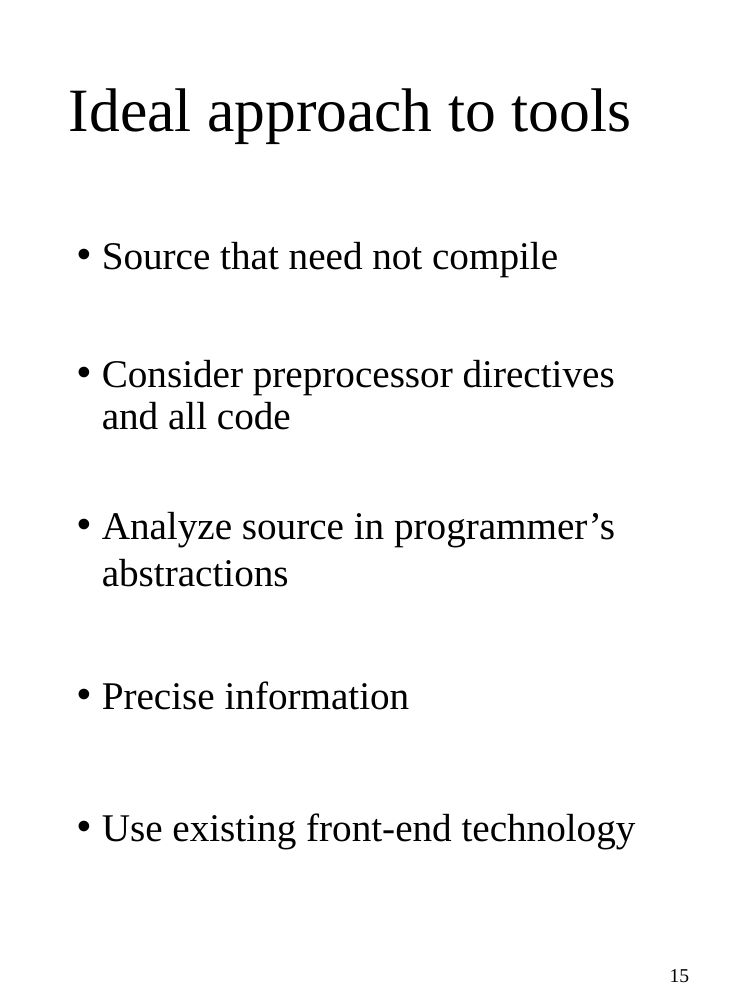
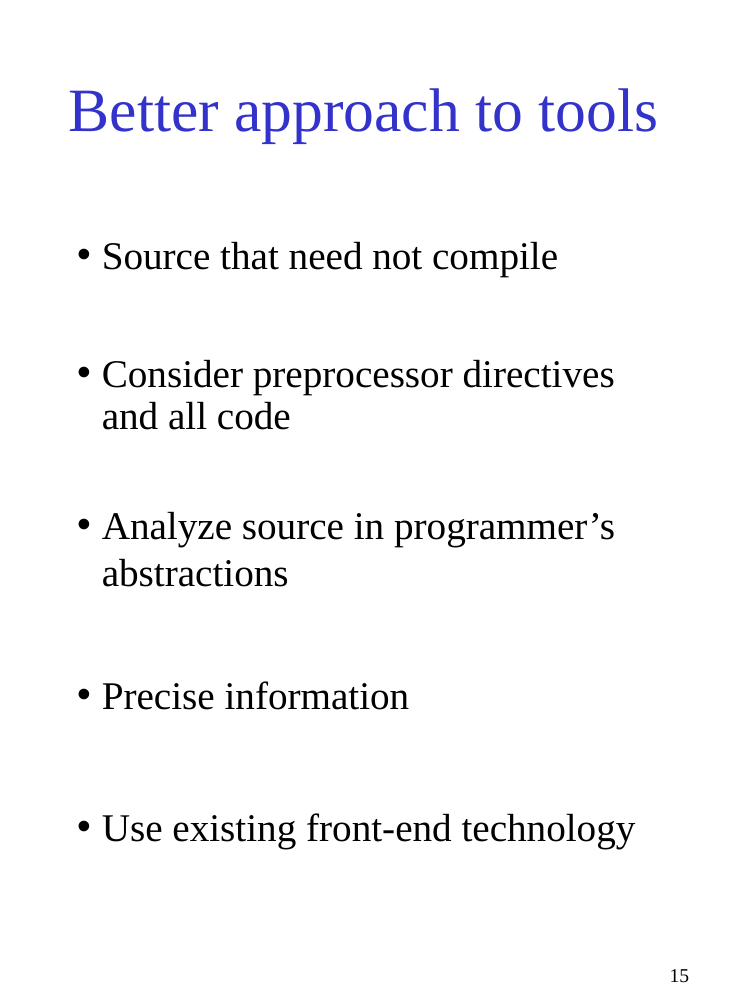
Before and after one commit to gjbadros/empirical_macros, a slide deck: slide 15 of cpp/paper/pcp3.ppt. Drawn at 756x1008 pixels with LibreOffice and Linux fonts; fonts in the diff are those of the drawing. Boxes give left, top, right and bottom in pixels: in the first picture for what was removed or moved away, otherwise in the second. Text is boxed around its words. In the diff, an @@ line names an element or a change of style, - is before the commit and + after.

```diff
--- a/cpp/paper/pcp3.ppt
+++ b/cpp/paper/pcp3.ppt
@@ title at (x1=69, y1=88, x2=659, y2=142): text changed; text colour #000000 to #3333CC @@
-Ideal approach to tools
+Better approach to tools
```
Also in this commit, not shown: 30 other slides changed, 4 slides added, 5 slides removed.
